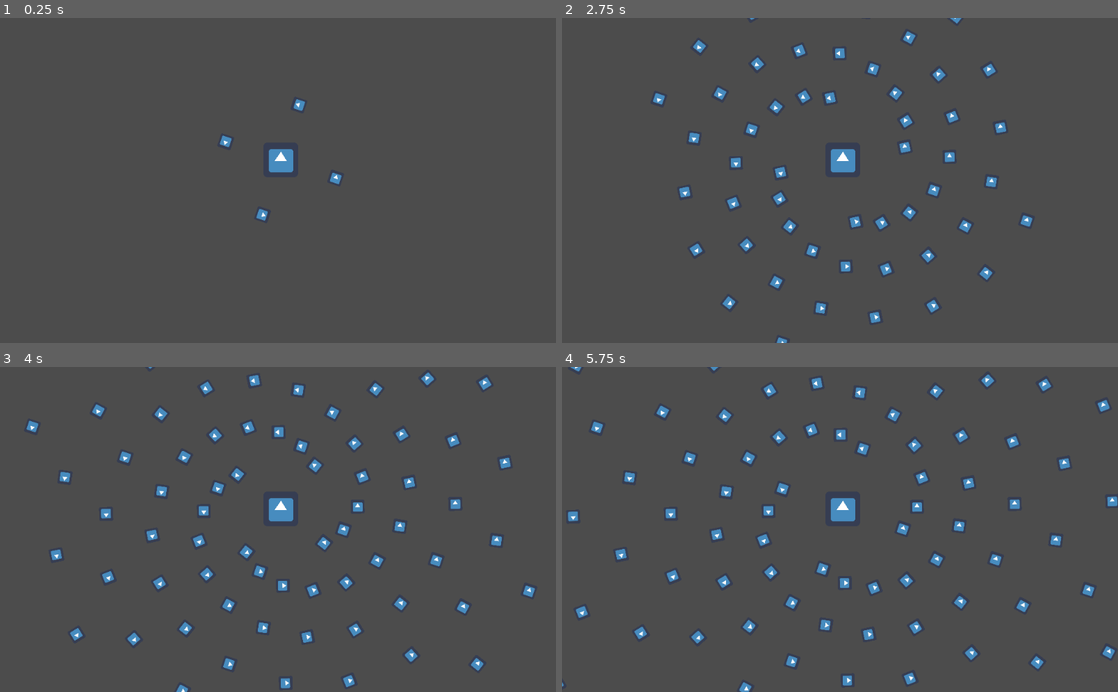
Above: before the commit, frames 1-4 (two rows, left to right).
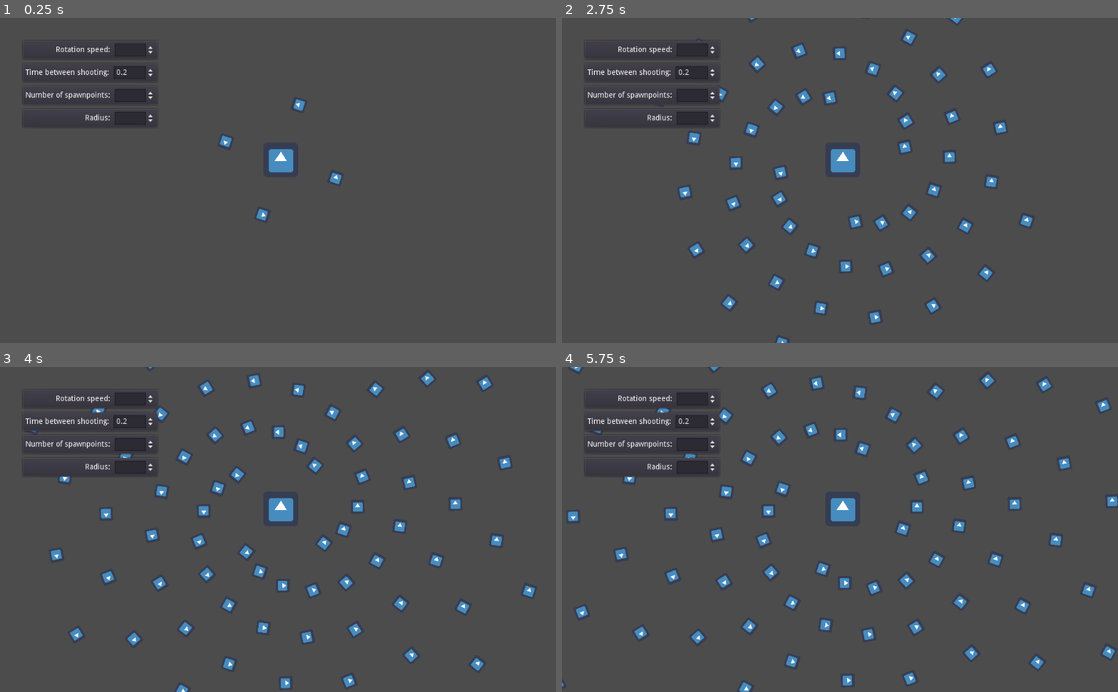
Above: after the commit, the same moments.

Repository: Magesu/mini-jam-100-overload
Game: Godot game, scene res://Main.tscn
The game is run twice, just before and just after one commit, with the same random seed, the same clock (stepped at 60 frames per second) and the same inputs. The engine's default icon, where the game draws it, is replaced by a stand-in: a white triangle on a blue panel in a dark square.
Inputs:
- Up to frame 1 (0.25 s): no input
- Up to frame 2 (2.75 s): hold Right (ui_right) 0.53-1.28 s; hold Down (ui_down) 1.28-2.03 s; hold Right (ui_right) from 2.03 s (still down)
- Up to frame 3 (4 s): release Right (ui_right) at 2.78 s; hold Up (ui_up) 2.78-3.53 s; hold Left (ui_left) from 3.53 s (still down)
- Up to frame 4 (5.75 s): release Left (ui_left) at 5.03 s; hold Down (ui_down) from 5.03 s (still down)

The runs differ from the first frame. In frame 1, 1.3% of the frame differs, in the area x 4-28%, y 7-33%; in frame 2, 1.4%; in frame 3, 1.5%, in the area x 4-29%, y 7-34%; in frame 4, 1.5%.

Commit message:
Added debug menu for shooty mcshooty boiiiiiiiiiiiiiiiiiiiiiiiiiiiiiiiii

Diff:
--- a/Main.tscn
+++ b/Main.tscn
@@ -1,8 +1,15 @@
-[gd_scene load_steps=2 format=2]
+[gd_scene load_steps=4 format=2]
 
 [ext_resource path="res://Scenes/Enemy.tscn" type="PackedScene" id=1]
+[ext_resource path="res://Scenes/Scripts/Main.gd" type="Script" id=2]
+[ext_resource path="res://Scenes/Debug Menu.tscn" type="PackedScene" id=3]
 
 [node name="Main" type="Node2D"]
+script = ExtResource( 2 )
 
 [node name="Enemy" parent="." instance=ExtResource( 1 )]
 position = Vector2( 517, 262 )
+
+[node name="CanvasLayer" type="CanvasLayer" parent="."]
+
+[node name="Debug Menu" parent="CanvasLayer" instance=ExtResource( 3 )]
--- /dev/null
+++ b/Scenes/Debug Menu.tscn
@@ -0,0 +1,152 @@
+[gd_scene load_steps=2 format=2]
+
+[ext_resource path="res://Scenes/Scripts/Debug Menu.gd" type="Script" id=1]
+
+[node name="Debug Menu" type="MarginContainer"]
+margin_right = 284.0
+margin_bottom = 88.0
+size_flags_horizontal = 2
+size_flags_vertical = 2
+custom_constants/margin_top = 40
+custom_constants/margin_left = 40
+script = ExtResource( 1 )
+__meta__ = {
+"_edit_use_anchors_": false
+}
+
+[node name="VBoxContainer" type="VBoxContainer" parent="."]
+margin_left = 40.0
+margin_top = 40.0
+margin_right = 292.0
+margin_bottom = 204.0
+
+[node name="RotateSpeed" type="PanelContainer" parent="VBoxContainer"]
+margin_right = 252.0
+margin_bottom = 38.0
+
+[node name="HBoxContainer" type="HBoxContainer" parent="VBoxContainer/RotateSpeed"]
+margin_left = 7.0
+margin_top = 7.0
+margin_right = 245.0
+margin_bottom = 31.0
+alignment = 2
+
+[node name="Label" type="Label" parent="VBoxContainer/RotateSpeed/HBoxContainer"]
+margin_left = 56.0
+margin_top = 5.0
+margin_right = 160.0
+margin_bottom = 19.0
+text = "Rotation speed: "
+align = 2
+
+[node name="RotateSpeedSpinBox" type="SpinBox" parent="VBoxContainer/RotateSpeed/HBoxContainer"]
+margin_left = 164.0
+margin_right = 238.0
+margin_bottom = 24.0
+size_flags_horizontal = 9
+size_flags_vertical = 3
+min_value = 1.0
+max_value = 1000.0
+value = 100.0
+rounded = true
+__meta__ = {
+"_edit_use_anchors_": false
+}
+
+[node name="TimerWaitTime" type="PanelContainer" parent="VBoxContainer"]
+margin_top = 42.0
+margin_right = 252.0
+margin_bottom = 80.0
+
+[node name="HBoxContainer" type="HBoxContainer" parent="VBoxContainer/TimerWaitTime"]
+margin_left = 7.0
+margin_top = 7.0
+margin_right = 245.0
+margin_bottom = 31.0
+alignment = 2
+
+[node name="Label" type="Label" parent="VBoxContainer/TimerWaitTime/HBoxContainer"]
+margin_top = 5.0
+margin_right = 158.0
+margin_bottom = 19.0
+text = "Time between shooting: "
+align = 2
+
+[node name="TimerWaitTimeSpinBox" type="SpinBox" parent="VBoxContainer/TimerWaitTime/HBoxContainer"]
+margin_left = 162.0
+margin_right = 238.0
+margin_bottom = 24.0
+size_flags_horizontal = 3
+size_flags_vertical = 3
+min_value = 0.1
+step = 0.1
+value = 0.2
+__meta__ = {
+"_edit_use_anchors_": false
+}
+
+[node name="SpawnpointNumber" type="PanelContainer" parent="VBoxContainer"]
+margin_top = 84.0
+margin_right = 252.0
+margin_bottom = 122.0
+
+[node name="HBoxContainer" type="HBoxContainer" parent="VBoxContainer/SpawnpointNumber"]
+margin_left = 7.0
+margin_top = 7.0
+margin_right = 245.0
+margin_bottom = 31.0
+alignment = 2
+
+[node name="Label" type="Label" parent="VBoxContainer/SpawnpointNumber/HBoxContainer"]
+margin_top = 5.0
+margin_right = 160.0
+margin_bottom = 19.0
+text = "Number of spawnpoints: "
+align = 2
+
+[node name="SpawnpointNumberSpinBox" type="SpinBox" parent="VBoxContainer/SpawnpointNumber/HBoxContainer"]
+margin_left = 164.0
+margin_right = 238.0
+margin_bottom = 24.0
+size_flags_horizontal = 3
+size_flags_vertical = 3
+min_value = 1.0
+value = 4.0
+rounded = true
+__meta__ = {
+"_edit_use_anchors_": false
+}
+
+[node name="Radius" type="PanelContainer" parent="VBoxContainer"]
+margin_top = 126.0
+margin_right = 252.0
+margin_bottom = 164.0
+
+[node name="HBoxContainer" type="HBoxContainer" parent="VBoxContainer/Radius"]
+margin_left = 7.0
+margin_top = 7.0
+margin_right = 245.0
+margin_bottom = 31.0
+alignment = 2
+
+[node name="Label" type="Label" parent="VBoxContainer/Radius/HBoxContainer"]
+margin_left = 110.0
+margin_top = 5.0
+margin_right = 160.0
+margin_bottom = 19.0
+text = "Radius: "
+align = 2
+
+[node name="RadiusSpinBox" type="SpinBox" parent="VBoxContainer/Radius/HBoxContainer"]
+margin_left = 164.0
+margin_right = 238.0
+margin_bottom = 24.0
+size_flags_horizontal = 9
+size_flags_vertical = 3
+min_value = 1.0
+max_value = 500.0
+value = 100.0
+rounded = true
+__meta__ = {
+"_edit_use_anchors_": false
+}
--- /dev/null
+++ b/Scenes/Scripts/Debug Menu.gd
@@ -0,0 +1,23 @@
+extends MarginContainer
+
+
+# Declare member variables here. Examples:
+
+# Nodes
+onready var main = get_tree().get_root().get_node("Main")
+onready var rotate_speed_spin_box = get_node("VBoxContainer/RotateSpeed/HBoxContainer/RotateSpeedSpinBox")
+onready var timer_wait_time_spin_box = get_node("VBoxContainer/TimerWaitTime/HBoxContainer/TimerWaitTimeSpinBox")
+onready var spawnpoint_number_spin_box = get_node("VBoxContainer/SpawnpointNumber/HBoxContainer/SpawnpointNumberSpinBox")
+onready var radius_spin_box = get_node("VBoxContainer/Radius/HBoxContainer/RadiusSpinBox")
+
+# Called when the node enters the scene tree for the first time.
+func _ready():
+	rotate_speed_spin_box.connect("value_changed",main,"_on_RotateSpeedSpinBox_value_changed")
+	timer_wait_time_spin_box.connect("value_changed",main,"_on_TimerWaitTimeSpinBox_value_changed")
+	spawnpoint_number_spin_box.connect("value_changed",main,"_on_SpawnpointNumberSpinBox_value_changed")
+	radius_spin_box.connect("value_changed",main,"_on_RadiusSpinBox_value_changed")
+
+
+# Called every frame. 'delta' is the elapsed time since the previous frame.
+#func _process(delta):
+#	pass
--- a/Scenes/Scripts/Enemy.gd
+++ b/Scenes/Scripts/Enemy.gd
@@ -48,3 +48,25 @@
 		bullet.position = child.global_position
 		bullet.rotation = child.global_rotation
 		get_tree().get_root().add_child(bullet)
+
+func update():
+	# Deletes all existing spawnpoints
+	for child in rotator.get_children():
+		child.queue_free()
+
+	# Gets the angle inbetween the spawnpoints
+	var step = (2 * PI) / spawnpoint_count
+
+	# For every spawnpoint, create a new position node at the appropriate position and with the appropriate rotation
+	for i in range(spawnpoint_count):
+		var spawnpoint = Position2D.new()
+
+		# Creates a vector with the distance of radius and rotates it by the step times i
+		var pos = Vector2(radius, 0).rotated(step * i)
+		spawnpoint.position = pos
+		spawnpoint.rotation = pos.angle()
+		rotator.add_child(spawnpoint)
+
+	# Starts the timer
+	shoot_timer.wait_time = shoot_timer_wait_time
+	shoot_timer.start()
--- /dev/null
+++ b/Scenes/Scripts/Main.gd
@@ -0,0 +1,37 @@
+extends Node2D
+
+
+# Declare member variables here. Examples:
+# var a = 2
+# var b = "text"
+
+# Nodes
+onready var enemy = get_node("Enemy")
+onready var debug_menu = get_node("CanvasLayer/Debug Menu")
+
+
+# Called when the node enters the scene tree for the first time.
+func _ready():
+	pass # Replace with function body.
+
+
+# Called every frame. 'delta' is the elapsed time since the previous frame.
+#func _process(delta):
+#	pass
+
+
+func _on_RotateSpeedSpinBox_value_changed(value):
+	enemy.rotate_speed = value
+	enemy.update()
+
+func _on_TimerWaitTimeSpinBox_value_changed(value):
+	enemy.shoot_timer_wait_time = value
+	enemy.update()
+
+func _on_SpawnpointNumberSpinBox_value_changed(value):
+	enemy.spawnpoint_count = value
+	enemy.update()
+
+func _on_RadiusSpinBox_value_changed(value):
+	enemy.radius = value
+	enemy.update()
